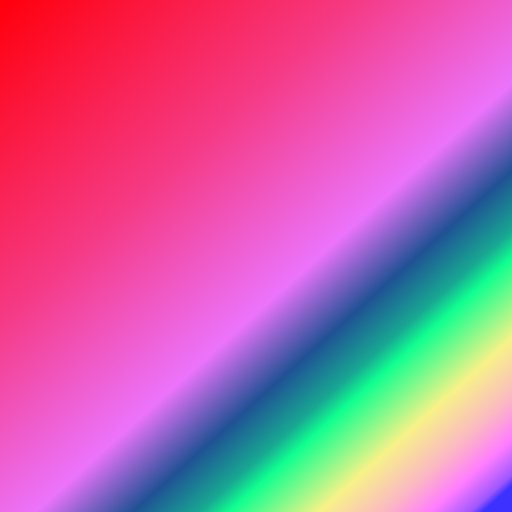
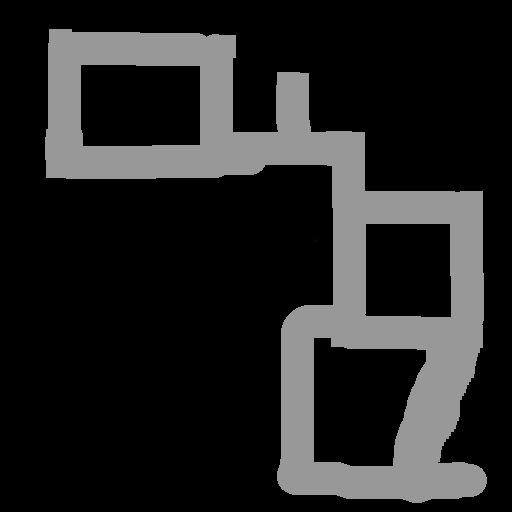
Layers edited between the first and the second 512 × 512 image:
removed layer "Bakgrund" over <box>0,0,512,512</box>
added layer "roads" above "roads #1" over <box>45,29,487,503</box>
added layer "roads #1" over <box>0,0,512,512</box>
